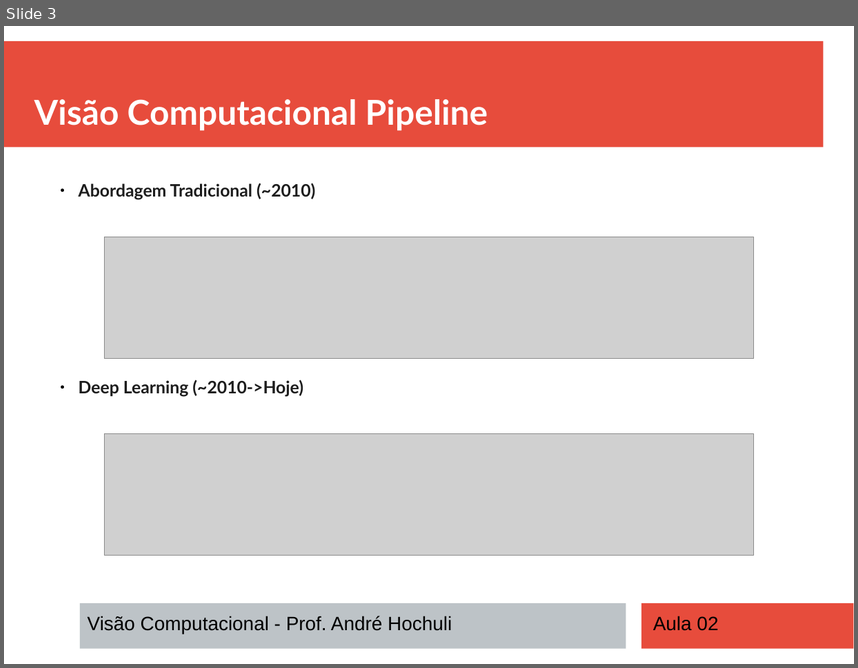
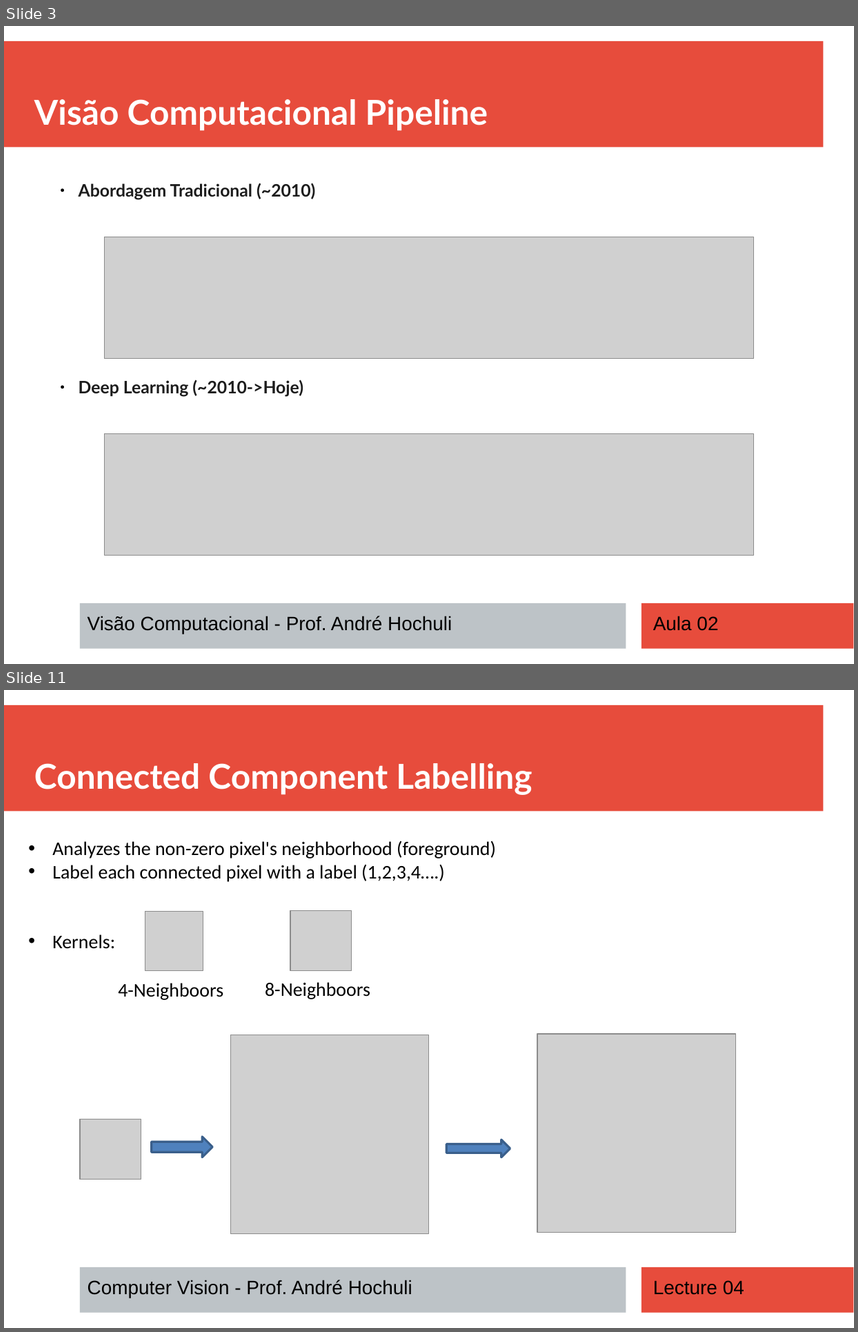
Before and after one commit to andrehochuli/teaching, a slide deck: Visão Computacional/Aula 02 - Filtros e Extração de Características/Aula 02 - Filtros e Extração de Características.pptx. Shown one above the other, each under a label of ours: slide 3 before the commit, slides 3 and 11 after it; the slides between them are not shown. The pictures are 858x668 and 858x1332 pixels, drawn with LibreOffice and Linux fonts; fonts in the diff are those of the drawing; grey boxes stand for pictures. Boxes give left, top, right and bottom in pixels: in the first picture for what was removed or moved away, otherwise in the second. Text is boxed around its words. In the diff, an @@ line names an element or a change of style, - is before the commit and + after.

```diff
--- a/Visão Computacional/Aula 02 - Filtros e Extração de Características/Aula 02 - Filtros e Extração de Características.pptx
+++ b/Visão Computacional/Aula 02 - Filtros e Extração de Características/Aula 02 - Filtros e Extração de Características.pptx
@@ slide 11 added at (4,690,854,1328), background #FFFFFF; not listed: 3 template elements that a slide beside it also shows @@
@@ text added at (34,763,532,795), 32 pt, text #FFFFFF, bold @@
+Connected Component Labelling
@@ text added at (52,840,496,949), 18 pt, text #000000 @@
+• Analyzes the non-zero pixel's neighborhood (foreground)
+• Label each connected pixel with a label (1,2,3,4….)
+• Kernels:
@@ picture added at (145,911,203,971) @@
@@ picture added at (290,911,351,971) @@
@@ text added at (118,983,223,1000), 18 pt, text #000000 @@
+4-Neighboors
@@ text added at (265,982,370,999), 18 pt, text #000000 @@
+8-Neighboors
@@ picture added at (231,1035,429,1233) @@
@@ picture added at (538,1034,736,1232) @@
@@ picture added at (80,1119,141,1179) @@
@@ right arrow added at (152,1136,212,1157), fill #4F81BD, outline #3A5F8C 2 pt @@
@@ right arrow added at (447,1140,511,1157), fill #4F81BD, outline #3A5F8C 2 pt @@
@@ text added at (87,1279,412,1297), 18 pt, text #000000 @@
+Computer Vision - Prof. André Hochuli
@@ text added at (653,1280,744,1294), 18 pt, text #000000 @@
+Lecture 04
```
Also in this commit, not shown: 1 slide changed, 33 other slides added.
